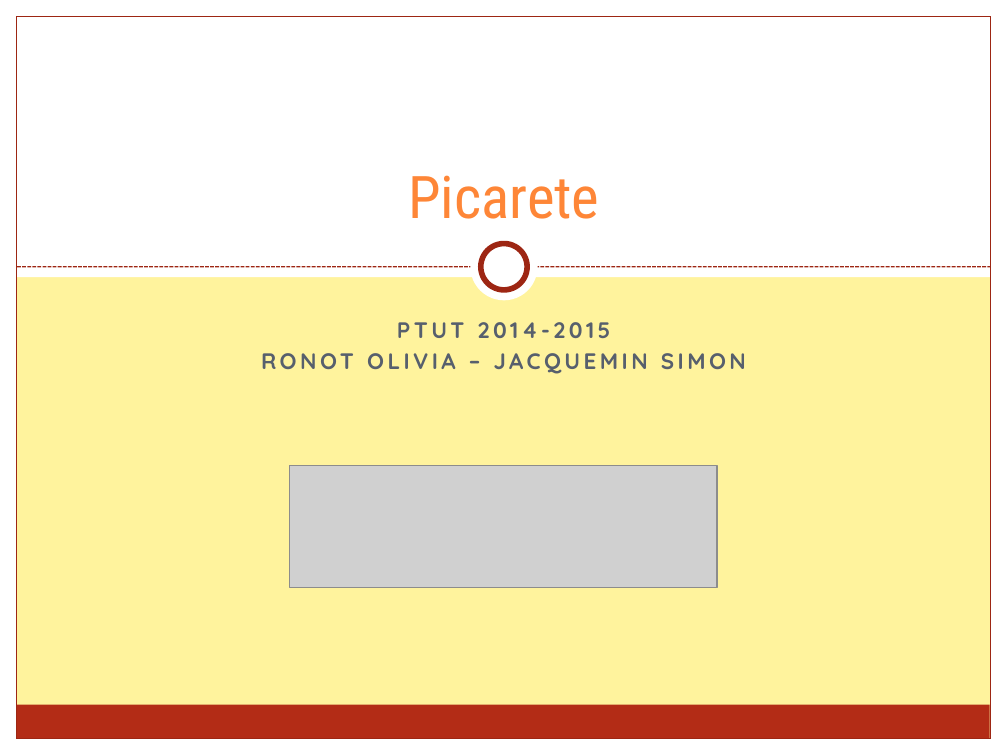
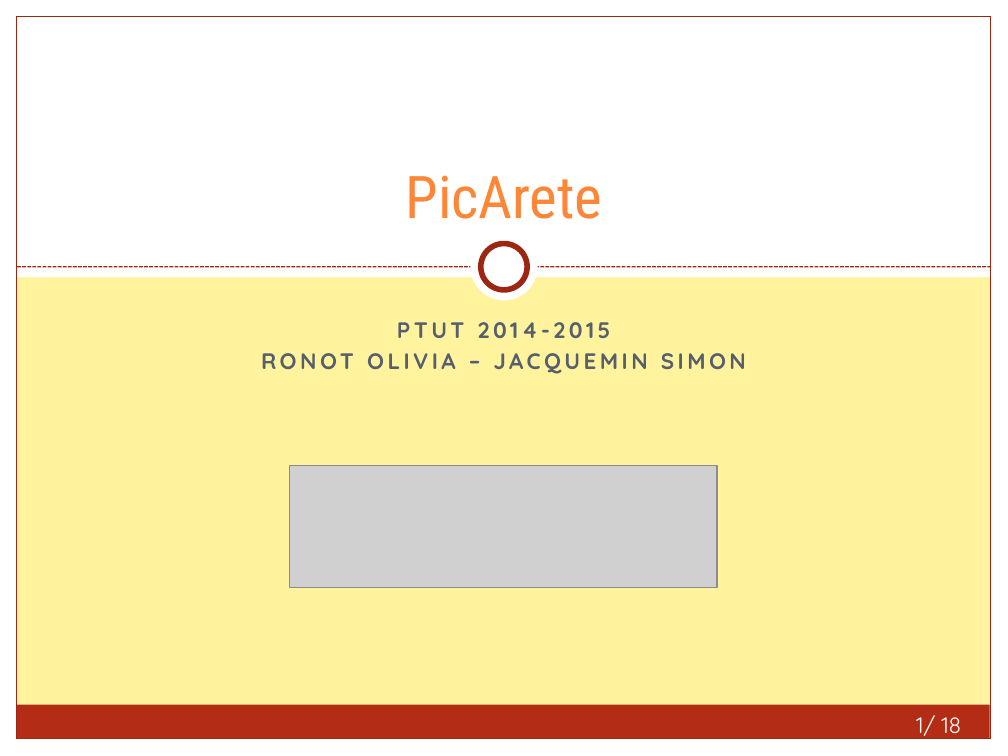
Before and after one commit to FieryWeasel/Picarete, a slide deck: slide 1 of SOURCES/RAPPORTS/Picarete - Presentation.pptx. Drawn at 1008x756 pixels with LibreOffice and Linux fonts; fonts in the diff are those of the drawing; grey boxes stand for pictures. Boxes give left, top, right and bottom in pixels: in the first picture for what was removed or moved away, otherwise in the second. Text is boxed around its words. In the diff, an @@ line names an element or a change of style, - is before the commit and + after.

```diff
--- a/SOURCES/RAPPORTS/Picarete - Presentation.pptx
+++ b/SOURCES/RAPPORTS/Picarete - Presentation.pptx
@@ title at (405,175,602,219): text changed @@
-Picarete
+PicArete
@@ page number added at (916,715,961,736), 16 pt, text #FFFFFF @@
+1/ 18
```
Also in this commit, not shown: 17 other slides changed, 49 other files.
